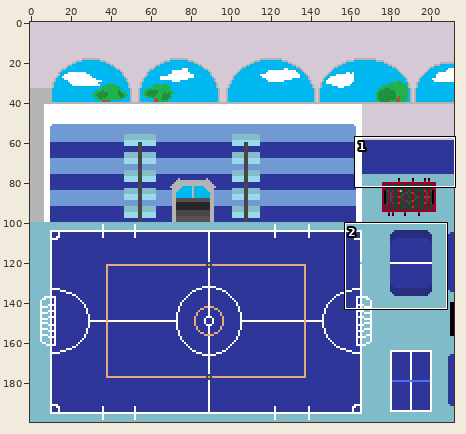
Two states of a sprite sheet, Imagens/Ginasio/png/ginasiodentro.png. Above, an overview of the earlier version with the close-up marked.
Close-up. As it was:
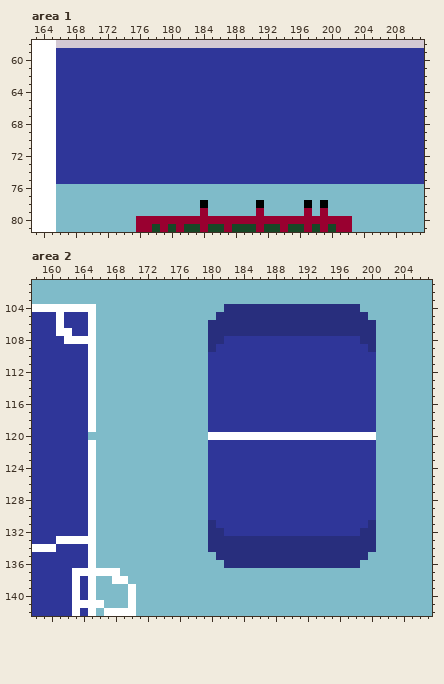
The file is 212x200 pixels. Colours within 5 levels of each other are drawn and written as one. Shown: area 1: x 163..211, y 58..81; area 2: x 158..207, y 101..142.
And afterwards:
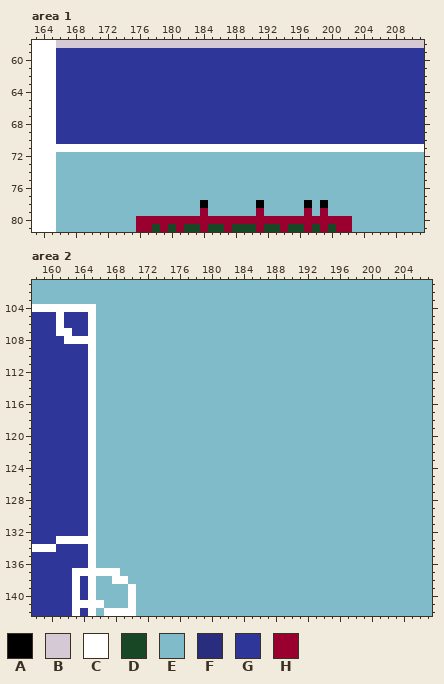
Palette (. is transparent): A #000000  B #d4c9d4  C #ffffff  D #184726  E #7fbbc9  F #282e7d  G #2f3699  H #990030
What changed:
Area 1:
The edit turns colour G into colour C in row 71 at x 166 to 211.
The edit turns colour G into colour E in rows 72 to 75 at x 166 to 211.
Area 2:
The edit turns colour E into colour C in row 120 at x 165.
The edit turns colour C into colour E in row 120 at x 180 to 200.
The edit turns colour F into colour E in row 104 at x 182 to 198; in row 105 at x 181 to 199; in rows 106 to 107 at x 180 to 200; in row 108 at x 180 to 181 and 199 to 200; in row 109 at x 180 and 200; in row 131 at x 180 and 200.
The edit turns colour F into colour E in row 132 at x 180 to 181 and 199 to 200; in rows 133 to 134 at x 180 to 200; in row 135 at x 181 to 199; in row 136 at x 182 to 198.
The edit turns colour G into colour E in row 108 at x 182 to 198; in row 109 at x 181 to 199; in rows 110 to 119 at x 180 to 200; in rows 121 to 130 at x 180 to 200; in row 131 at x 181 to 199; in row 132 at x 182 to 198.
Boxes around the changes in both close-ups, in picture pixels (x1, y1, x2, y2):
changed: (56, 144, 424, 184)
changed: (208, 304, 376, 568)
changed: (88, 432, 96, 440)
